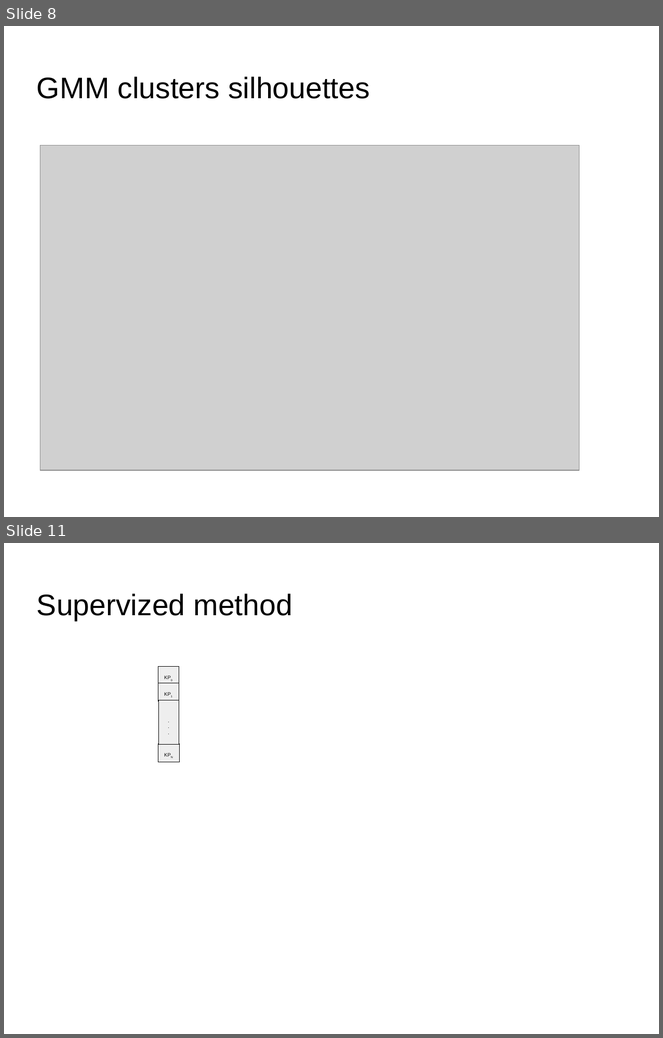
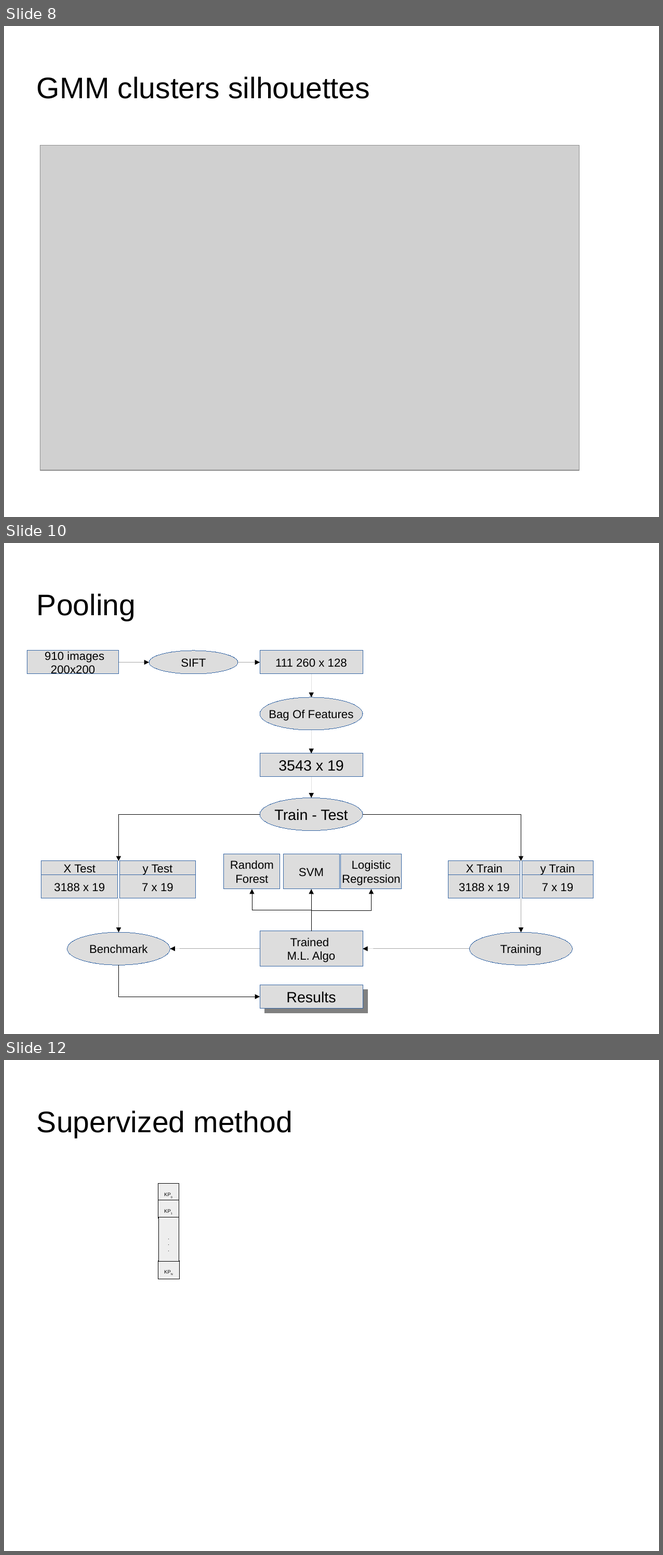
Before and after one commit to dataforcast/OC_Datascientist, a slide deck: P7/report/Openclassrooms_ParcoursDatascientist_P7-V1.odp. Shown one above the other, each under a label of ours: slides 8 and 11 before the commit, slides 8, 10 and 12 after it; the slides between them are not shown. The pictures are 663x1038 and 663x1555 pixels, drawn with LibreOffice and Linux fonts; fonts in the diff are those of the drawing; grey boxes stand for pictures; background and template pictures are left out. Boxes give left, top, right and bottom in pixels: in the first picture for what was removed or moved away, otherwise in the second. Text is boxed around its words. In the diff, an @@ line names an element or a change of style, - is before the commit and + after.

```diff
--- a/P7/report/Openclassrooms_ParcoursDatascientist_P7-V1.odp
+++ b/P7/report/Openclassrooms_ParcoursDatascientist_P7-V1.odp
@@ slide 10 added at <box>4,543,659,1034</box>, background picture (left out) @@
@@ title added at <box>37,593,136,621</box>, 36 pt, text #000000 @@
+Pooling
@@ rectangle added at <box>27,651,119,674</box>, fill #DDDDDD, outline #3465A4 0 pt, 14 pt, text #000000 @@
+910 images
+200x200
@@ ellipse added at <box>149,651,238,674</box>, fill #DDDDDD, outline #3465A4 0 pt, 14 pt, text #000000 @@
+SIFT
@@ rectangle added at <box>260,651,363,674</box>, fill #DDDDDD, outline #3465A4 0 pt, 14 pt, text #000000 @@
+111 260 x 128
@@ arrow added from (119, 663) to (149, 663), #000000 0 pt @@
@@ arrow added from (238, 663) to (260, 663), #000000 0 pt @@
@@ arrow added from (311, 674) to (311, 697), #000000 0 pt @@
@@ ellipse added at <box>260,697,363,730</box>, fill #DDDDDD, outline #3465A4 0 pt, 14 pt, text #000000 @@
+Bag Of Features
@@ arrow added from (311, 730) to (311, 754), #000000 0 pt @@
@@ rectangle added at <box>260,754,363,776</box>, fill #DDDDDD, outline #3465A4 0 pt, 18 pt, text #000000 @@
+3543 x 19
@@ arrow added from (311, 777) to (311, 798), #000000 0 pt @@
@@ ellipse added at <box>260,798,363,831</box>, fill #DDDDDD, outline #3465A4 0 pt, 18 pt, text #000000 @@
+Train - Test
@@ elbow arrow added from (260, 815) to (119, 861), #000000 0 pt @@
@@ elbow arrow added from (363, 815) to (521, 861), #000000 0 pt @@
@@ rectangle added at <box>224,854,280,890</box>, fill #DDDDDD, outline #3465A4 0 pt, 14 pt, text #000000 @@
+Random
+Forest
@@ rectangle added at <box>283,854,339,890</box>, fill #DDDDDD, outline #3465A4 0 pt, 14 pt, text #000000 @@
+SVM
@@ rectangle added at <box>341,854,402,890</box>, fill #DDDDDD, outline #3465A4 0 pt, 14 pt, text #000000 @@
+Logistic
+Regression
@@ group added at <box>41,861,195,899</box>: 4 rectangles @@
+3188 x 19
+7 x 19
+X Test
+y Test
@@ group added at <box>449,861,594,899</box>: 4 rectangles @@
+3188 x 19
+7 x 19
+X Train
+y Train
@@ arrow added from (119, 899) to (119, 933), #000000 0 pt @@
@@ elbow arrow added from (311, 932) to (252, 890), #000000 0 pt @@
@@ elbow arrow added from (311, 932) to (311, 890), #000000 0 pt @@
@@ elbow arrow added from (311, 932) to (372, 890), #000000 0 pt @@
@@ arrow added from (521, 899) to (521, 933), #000000 0 pt @@
@@ rectangle added at <box>260,932,363,967</box>, fill #DDDDDD, outline #3465A4 0 pt, 14 pt, text #000000 @@
+Trained
+M.L. Algo
@@ ellipse added at <box>67,933,170,966</box>, fill #DDDDDD, outline #3465A4 0 pt, 14 pt, text #000000 @@
+Benchmark
@@ ellipse added at <box>469,933,572,966</box>, fill #DDDDDD, outline #3465A4 0 pt, 14 pt, text #000000 @@
+Training
@@ arrow added from (260, 949) to (170, 949), #000000 0 pt @@
@@ arrow added from (470, 949) to (363, 949), #000000 0 pt @@
@@ elbow arrow added from (119, 966) to (260, 997), #000000 0 pt @@
@@ rectangle added at <box>260,986,363,1008</box>, fill #DDDDDD, outline #3465A4 0 pt, 18 pt, text #000000 @@
+Results
@@ what was slide 11 is now slide 12 @@
```
Also in this commit, not shown: 1 slide changed, 2 other slides added, 2 slides removed, 3 other files.
